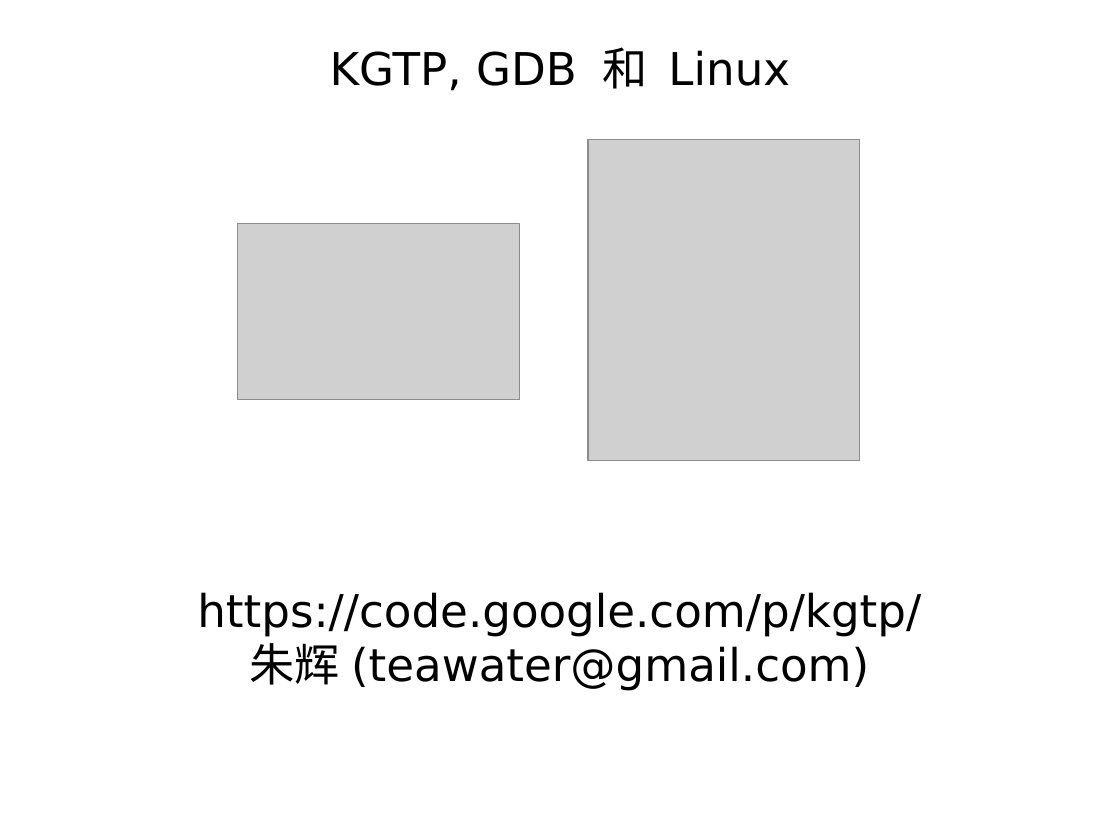
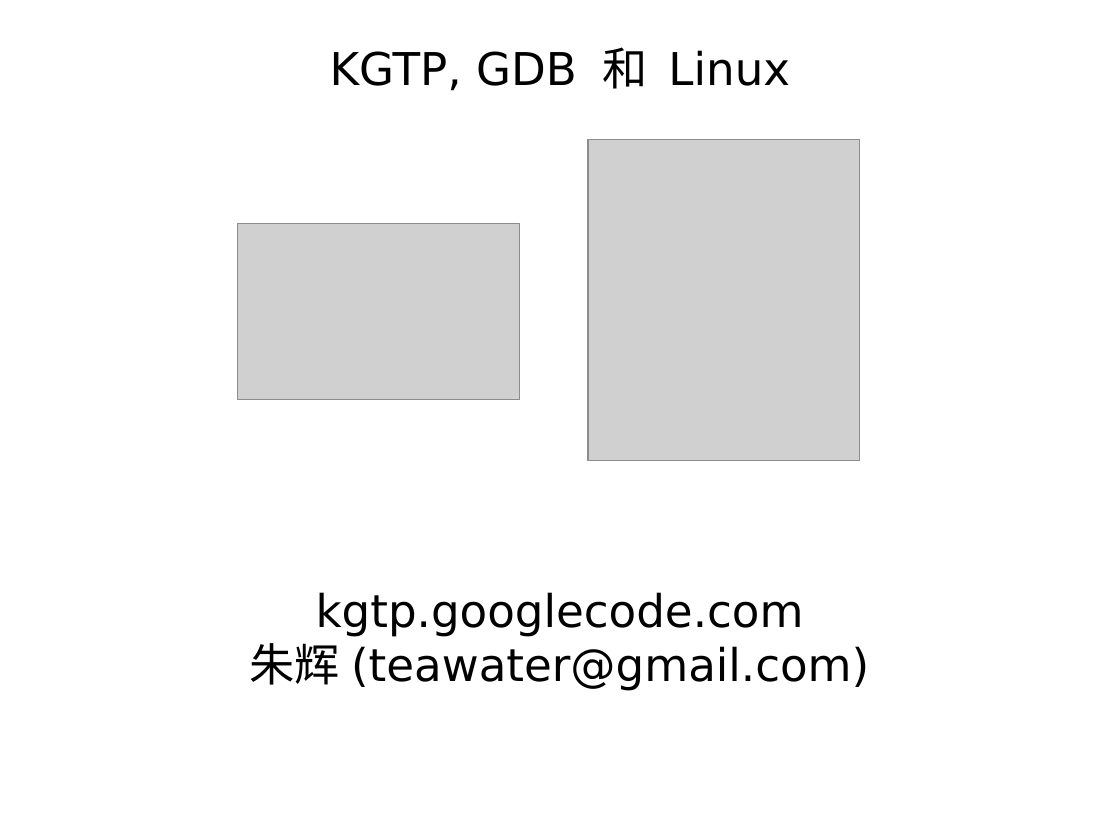
Before and after one commit to teawater/kgtp-misc, a slide deck: slide 1 of show/introduce/kgtpcn.odp. Drawn at 1120x840 pixels with LibreOffice and Linux fonts; fonts in the diff are those of the drawing; grey boxes stand for pictures. Boxes give left, top, right and bottom in pixels: in the first picture for what was removed or moved away, otherwise in the second. Text is boxed around its words. In the diff, an @@ line names an element or a change of style, - is before the commit and + after.

```diff
--- a/show/introduce/kgtpcn.odp
+++ b/show/introduce/kgtpcn.odp
@@ subtitle at <box>316,592,804,637</box>: text changed @@
-https://code.google.com/p/kgtp/
+kgtp.googlecode.com
```
Also in this commit, not shown: 10 other slides changed, 8 slides added, 6 slides removed, 1 other file.
